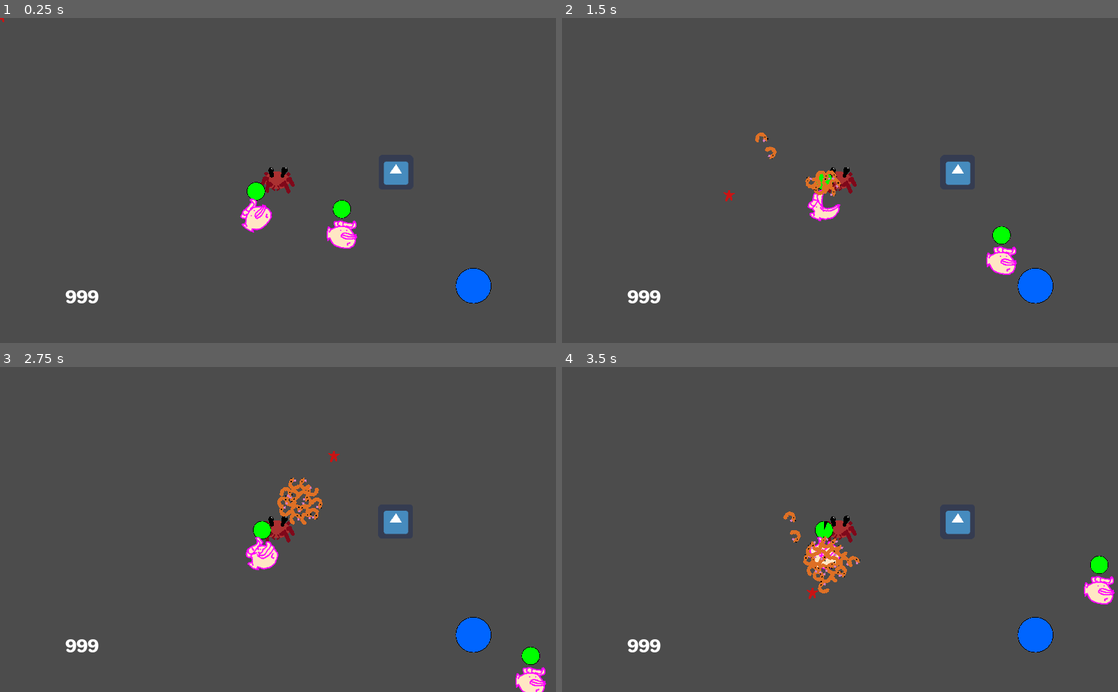
Above: before the commit, frames 1-4 (two rows, left to right).
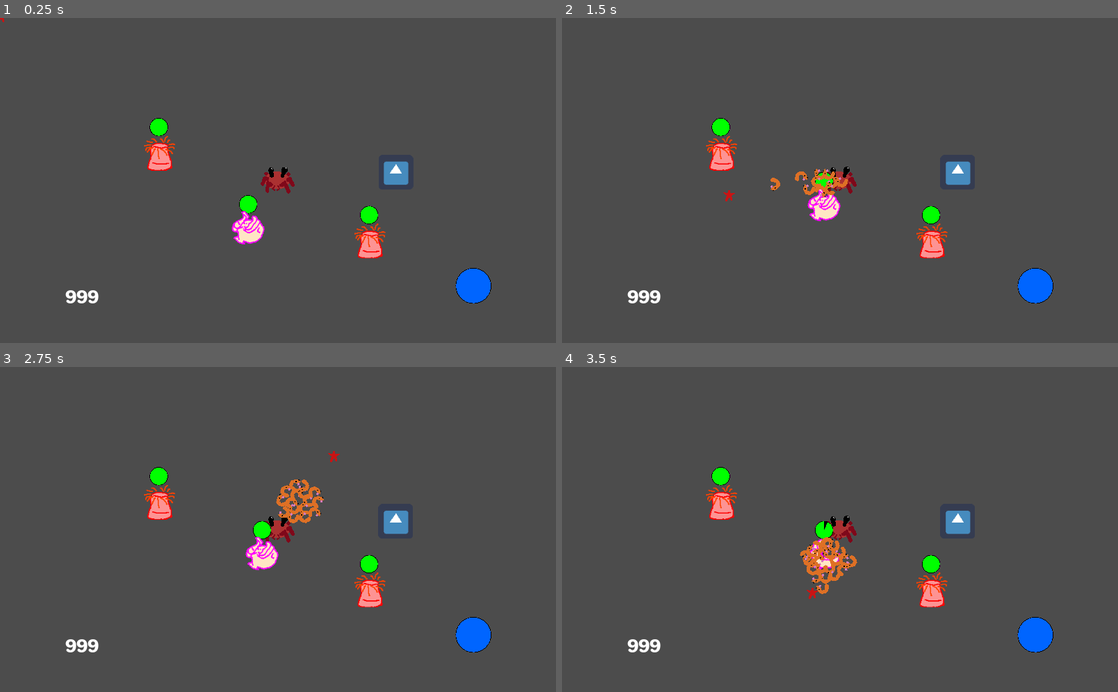
Above: after the commit, the same moments.

Repository: LightBoat9/GGJ2019
Game: Godot game, scene res://Levels/LevelTest.tscn
Same seed, same stepped clock (60 frames per second), same inputs: the game is played once before the commit and once after it. The engine's default icon, where the game draws it, is replaced by a stand-in: a white triangle on a blue panel in a dark square.
Inputs (mouse positions are in pixels of both pictures, inside the frame that each line leads up to):
- Up to frame 1 (0.25 s): no input
- Up to frame 2 (1.5 s): tap Enter (ui_accept) at 0.5, 0.6, 0.77, 1.07, 1.35 s; move the mouse to (962, 164) at 0.52 s; hold Right (ui_right) 0.53-1.28 s; click (962, 164) at 0.67 s; move the mouse to (728, 196) at 1.27 s; hold Down (ui_down) from 1.28 s (still down); click (728, 196) at 1.42 s
- Up to frame 3 (2.75 s): tap Enter (ui_accept) at 1.52, 1.82, 2.1 s; move the mouse to (333, 458) at 2.02 s; release Down (ui_down) at 2.03 s; hold Right (ui_right) from 2.03 s (still down); click (333, 458) at 2.17 s
- Up to frame 4 (3.5 s): move the mouse to (812, 594) at 2.77 s; release Right (ui_right) at 2.78 s; hold Up (ui_up) from 2.78 s (still down); tap Enter (ui_accept) at 2.85, 3.02, 3.32 s; click (812, 594) at 2.92 s

The runs differ from the first frame. In frame 1, 2.4% of the frame differs, in the area x 25-70%, y 30-74%; in frame 2, 2.3%; in frame 3, 2.0%; in frame 4, 2.2%.

Commit message:
Anemone & Proper shrimp tallies

Diff:
--- a/Actors/Crab/Scripts/CustomDraw.gd
+++ b/Actors/Crab/Scripts/CustomDraw.gd
@@ -9,12 +9,16 @@
 		OS.window_size.y/2 - (healthCircle_radius + healthCircle_padding)
 	)
 
-var score = 999
+var score = 999 setget set_score
 
 onready var crab = get_parent()
 
 func _ready():
 	generate_healthCircle()
+
+func set_score(var val):
+	score = val
+	update()
 
 func _draw():
 	draw_circle(healthCircle_offset,healthCircle_radius+1,Color(0,0,0))
--- a/Actors/Crab/Scripts/ShrimpOrigin.gd
+++ b/Actors/Crab/Scripts/ShrimpOrigin.gd
@@ -7,6 +7,7 @@
 #shrimp tracking
 var shrimp = []
 var max_shrimp = 25
+var shrimp_worldTotal = 0
 
 #shrimp rings
 var padding_per_ring = 16
@@ -63,9 +64,6 @@
 			if (thisShrimp != null):
 				thisShrimp.queue_free()
 
-		update_ring_positions()
-		update_shrimp_targets()
-
 func _process(delta):
 	update_position()
 	update()
@@ -83,15 +81,21 @@
 func _physics_process(delta):
 	pass
 
-func add_shrimp():
-	if (shrimp.size()>=max_shrimp):
+func add_shrimp(var pos = global_position):
+	if (shrimp_worldTotal>=max_shrimp):
+		print("Bonus Points")
+		get_parent().get_node("GUI").score+=100
 		return
 
 	var inst = Shrimp.instance()
-	inst.global_position = global_position - Vector2(100, 100)
+	inst.global_position = pos
 	shrimp.append(inst)
 	TopLevel.add_child(inst)
 	inst.shrimp_cursor = self
+	shrimp_worldTotal+=1
+
+	if (!inst.is_connected("ImDead",self,"_shrimpDied")):
+		inst.connect("ImDead",self,"_shrimpDied")
 
 	if (shrimp.size()>=totalRingCapacity):
 		append_ring_capacity()
@@ -119,16 +123,20 @@
 	#print("Removing shrimp")
 	var thisShrimp = shrimp[index]
 	shrimp.remove(index)
+
+	update_ring_positions()
+	update_shrimp_targets()
+
 	return thisShrimp
 
 #launches shrimp at index towards cursor
 func launch_shrimp(var index):
-	print(index)
+	#print(index)
 
 	if (shrimp.size()<=0):
 		return
 
-	print(shrimp.size())
+	#print(shrimp.size())
 
 	var thisShrimp = remove_shrimp(index)
 	thisShrimp.launch(get_global_mouse_position())
@@ -212,3 +220,9 @@
 	var ringCircumference = 2*PI*ringRadius
 
 	return (ringCircumference / shrimp_size)
+
+func _shrimpDied(var inst):
+	shrimp_worldTotal-=1
+
+	if (inst.is_connected("ImDead",self,"_shrimpDied")):
+		inst.disconnect("ImDead",self,"_shrimpDied")
--- /dev/null
+++ b/Actors/Enemies/Anemone.gd
@@ -0,0 +1,6 @@
+extends "res://Actors/Enemies/baseEnemy.gd"
+
+var maxHealth = 2
+var shrimpValue = 2
+
+func _ready():
--- /dev/null
+++ b/Actors/Enemies/Anemone.tscn
@@ -0,0 +1,14 @@
+[gd_scene load_steps=3 format=2]
+
+[ext_resource path="res://Actors/Enemies/baseEnemy.tscn" type="PackedScene" id=1]
+[ext_resource path="res://Actors/Enemies/anememone.png" type="Texture" id=2]
+
+[node name="Anemone" instance=ExtResource( 1 )]
+
+[node name="Sprite" parent="." index="0"]
+
+texture = ExtResource( 2 )
+
+[node name="CollisionShape2D" parent="." index="1"]
+
+position = Vector2( 0, 6.13176 )
--- a/Actors/Enemies/baseEnemy.gd
+++ b/Actors/Enemies/baseEnemy.gd
@@ -13,7 +13,7 @@
 var tex_dead
 
 # Stats
-var shrimpValue = 1
+var shrimpValue = 2
 onready var healthCircle = PoolVector2Array()
 var health
 var maxHealth = 5
@@ -94,6 +94,7 @@
 		healthCircle.append(offset+Vector2(cos(radian),-sin(radian))*radius)
 
 func _draw():
-	draw_circle(healthCircle_offset,healthCircle_radius+1,Color(0,0,0))
-	if (healthCircle.size()>=3):
-		draw_colored_polygon(healthCircle, Color(0,1,0))
+	if (health>0):
+		draw_circle(healthCircle_offset,healthCircle_radius+1,Color(0,0,0))
+		if (healthCircle.size()>=3):
+			draw_colored_polygon(healthCircle, Color(0,1,0))
--- a/Actors/Enemies/goby/Goby.tscn
+++ b/Actors/Enemies/goby/Goby.tscn
@@ -8,7 +8,7 @@
 custom_solver_bias = 0.0
 radius = 10.0
 
-[node name="Goby" index="0" instance=ExtResource( 1 )]
+[node name="Goby" instance=ExtResource( 1 )]
 
 script = ExtResource( 2 )
 _sections_unfolded = [ "Collision", "Transform" ]
@@ -34,7 +34,7 @@
 [node name="anticipationTimer" type="Timer" parent="." index="2"]
 
 process_mode = 1
-wait_time = 0.4
+wait_time = 0.8
 one_shot = true
 autostart = false
 
--- a/Actors/Enemies/goby/goby.gd
+++ b/Actors/Enemies/goby/goby.gd
@@ -7,11 +7,12 @@
 enum States{DEFAULT, PURSUING, ANTICIPATING, LUNGING}
 
 var velocity = Vector2()
+var dir = Vector2(1,0)
 var target = null
 var sightLimit_enter = 160
 var sightLimit_exit = 192
 
-var lungeLimit_enter = 80
+var lungeLimit_enter = 112
 
 var pursuitSpeed = 2
 var lungeSpeed = 6
@@ -42,6 +43,14 @@
 
 		move_and_slide(velocity/delta)
 
+func _die():
+	._die()
+
+	anticipationTimer.stop()
+	lungeTimer.stop()
+
+	velocity = Vector2()
+
 func _default_check():
 	for node in get_tree().get_nodes_in_group("Players"):
 		var dist = global_position.distance_to(node.global_position)
@@ -49,15 +58,27 @@
 		if (dist<=sightLimit_enter):
 			state = States.PURSUING
 			target = node
-			print("Targeting "+str(node))
+
+			if (!target.is_connected("ImDead",self,"_targetIsDead")):
+				target.connect("ImDead",self,"_targetIsDead")
+
+			#print("Targeting "+str(node))
 			break
 
 func _pursuing_check():
+	if (target == null):
+		state = States.DEFAULT
+		velocity = Vector2()
+		return true
+
 	var dist = global_position.distance_to(target.global_position)
 
 	if (dist>sightLimit_exit):
 		state = States.DEFAULT
+		if (target.is_connected("ImDead",self,"_targetIsDead")):
+				target.disconnect("ImDead",self,"_targetIsDead")
 		target = null
+
 		velocity = Vector2()
 		return true
 	elif (dist<=lungeLimit_enter):
@@ -70,33 +91,41 @@
 	return false
 
 func _pursuit():
-	var dir = (target.global_position-global_position).normalized()
+	dir = (target.global_position-global_position).normalized()
 	_set_image_angle(dir)
 	velocity = dir * pursuitSpeed
 
 func _lunge():
-	var dir = (target.global_position-global_position).normalized()
-	_set_image_angle(dir)
+	if (target != null):
+		dir = (target.global_position-global_position).normalized()
+		_set_image_angle(dir)
+
 	velocity = dir * lungeSpeed
 	state = States.LUNGING
 	sprite.texture = tex_lunge
 	lungeTimer.start()
 
 func _anticipate():
-	var dir = (target.global_position-global_position).normalized()
-	_set_image_angle(dir)
+	if (target != null):
+		dir = (target.global_position-global_position).normalized()
+		_set_image_angle(dir)
 
 func _lungeStop():
 	eatRange.resize(min(eatRange.size(),maxEats))
 
 	for eat in eatRange:
 		#kill shrimpies
-		print(str(eat))
+
+		if (eat.is_in_group("Shrimp")):
+			eat.kill_shrimp(dir)
+
 		pass
 
 	velocity = Vector2()
 	state = States.PURSUING
 	sprite.texture = tex_default
+
+	eatRange.clear()
 
 func _set_image_angle(var dir):
 	var angle = rad2deg(dir.angle())
@@ -110,10 +139,14 @@
 func _on_Area2D_body_entered(body):
 	if body.is_in_group("Players") and eatRange.find(body) == -1:
 		eatRange.append(body)
-		print("eaty")
 
 func _on_Area2D_body_exited(body):
 	var index = eatRange.find(body)
 
 	if (index!=-1):
 		eatRange.remove(index)
+
+func _targetIsDead():
+	if (target != null && target.is_connected("ImDead",self,"_targetIsDead")):
+		target.disconnect("ImDead",self,"_targetIsDead")
+	target = null
--- a/Actors/Shrimp/Scripts/Shrimp.gd
+++ b/Actors/Shrimp/Scripts/Shrimp.gd
@@ -1,4 +1,6 @@
 extends KinematicBody2D
+
+signal ImDead
 
 const DeathParticles = preload('res://Actors/Shrimp/DeathParticles.tscn')
 
@@ -25,6 +27,7 @@
 
 func _ready():
 	add_to_group("Players")
+	add_to_group("Shrimp")
 
 	if not area.is_connected('body_entered', self, '_body_entered'):
 		area.connect('body_entered', self, '_body_entered')
@@ -37,7 +40,10 @@
 
 func _process(delta):
 	if enemy_touching and attack_timer.time_left == 0 and Input.is_mouse_button_pressed(BUTTON_RIGHT):
-		enemy_touching.shrimpInteract(swarmDamage)
+		var spawn = enemy_touching.shrimpInteract(swarmDamage)
+		if (spawn>0):
+			_spawn_shrimp(spawn)
+
 		attack_timer.start()
 
 func _physics_process(delta):
@@ -59,8 +65,6 @@
 			var collider = slideCollide.collider
 
 			if collider.get_collision_layer_bit(0):
-				kill_shrimp()
-				print("Cool")
 				_return_to_cursor()
 
 
@@ -76,6 +80,8 @@
 	inst.rotation = anglev.angle()
 	get_parent().add_child(inst)
 
+	emit_signal("ImDead")
+	emit_signal("ImDead", self)
 
 	if self in shrimp_cursor.shrimp:
 		shrimp_cursor.remove_shrimp(shrimp_cursor.shrimp.find(self))
@@ -112,7 +118,7 @@
 	var targetProjection = 0 if (targetMag == 0) else velocity.dot(to_target)/targetMag
 
 	if (targetProjection<=0):
-		print("projection return")
+		#print("projection return")
 		_return_to_cursor()
 
 func _return_to_cursor():
@@ -125,9 +131,18 @@
 		enemy_touching = body
 
 		if (state == States.LAUNCHING):
-			enemy_touching.shrimpInteract(launchDamage)
+			var spawn = enemy_touching.shrimpInteract(launchDamage)
+
+			if (spawn>0):
+				_spawn_shrimp(spawn)
+
 			_return_to_cursor()
 
 func _body_exited(body):
 	if body.is_in_group('Enemies'):
 		enemy_touching = null
+
+func _spawn_shrimp(var n):
+	if shrimp_cursor != null:
+		for i in n:
+			shrimp_cursor.add_shrimp(global_position)
--- a/Levels/LevelTest.tscn
+++ b/Levels/LevelTest.tscn
@@ -3,7 +3,7 @@
 [ext_resource path="res://Actors/Crab/Crab.tscn" type="PackedScene" id=1]
 [ext_resource path="res://icon.png" type="Texture" id=2]
 [ext_resource path="res://Actors/Enemies/goby/Goby.tscn" type="PackedScene" id=3]
-[ext_resource path="res://Actors/Enemies/debugEnemy.tscn" type="PackedScene" id=4]
+[ext_resource path="res://Actors/Enemies/Anemone.tscn" type="PackedScene" id=4]
 
 [sub_resource type="RectangleShape2D" id=1]
 
@@ -20,6 +20,7 @@
 
 [node name="StaticBody2D" type="StaticBody2D" parent="." index="1"]
 
+editor/display_folded = true
 input_pickable = false
 collision_layer = 1
 collision_mask = 1
@@ -42,6 +43,10 @@
 
 position = Vector2( 268.086, 348.57 )
 
-[node name="BaseEnemy" parent="." index="3" instance=ExtResource( 4 )]
+[node name="Anemone" parent="." index="3" instance=ExtResource( 4 )]
 
-position = Vector2( 440.522, 357.551 )
+position = Vector2( 490.815, 368.328 )
+
+[node name="Anemone2" parent="." index="4" instance=ExtResource( 4 )]
+
+position = Vector2( 103.434, 206.071 )
